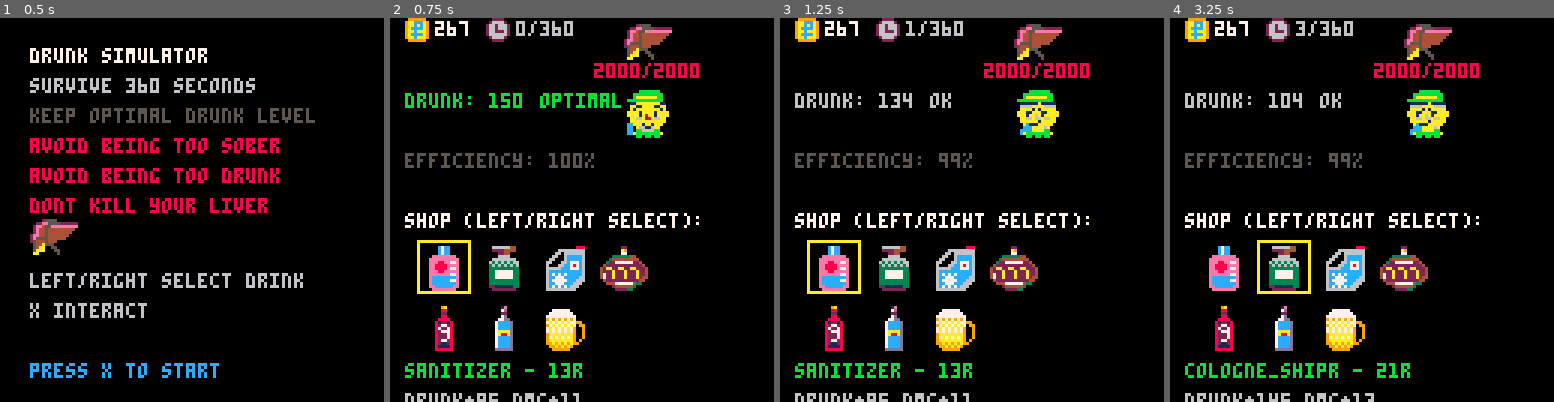
Above: before the commit, frames 1-4 (left to right).
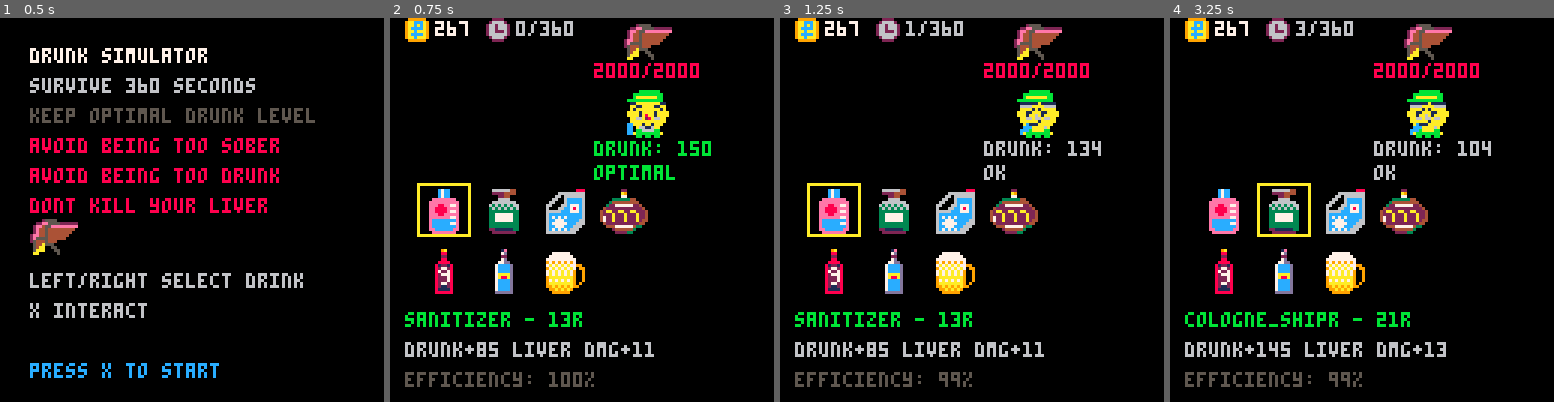
Above: after the commit, the same moments.

Repository: fritzlolpro/picopico
Game: PICO-8 cartridge carts/drunk.p8
Two runs of this game, one before a commit and one after it. Both use one fixed random seed, a clock stepped at 60 frames per second and the inputs below.
Inputs:
- Up to frame 1 (0.5 s): no input
- Up to frame 2 (0.75 s): tap O (Z key) at 0.7 s
- Up to frame 3 (1.25 s): no input
- Up to frame 4 (3.25 s): hold Right 1.6-2.1 s; tap O (Z key) every 0.4 s from 1.7 to 2.9 s; hold Up 2.15-2.42 s; hold Right 2.47-3.03 s; hold Left from 3.08 s (still down)

Frame 1 is identical in both runs. In frame 2, 16% of the frame differs, in the area x 3-84%, y 19-100%; in frame 3, 15%; in frame 4, 16%.

Commit message:
ui positions

Diff:
--- a/carts/drunk.p8
+++ b/carts/drunk.p8
@@ -439,11 +439,11 @@
         selected_drink_index = min(#drinks, selected_drink_index + 4)
     end
 
-    --   -- Slowmotion - delay between presses
-    --   local can_buy = true
-    --   if slowmotion_timer > 0 then
-    --     can_buy = (frames % 30 == 0)  -- Only every half second
-    --   end
+    -- Slowmotion - delay between presses
+    local can_buy = true
+    if slowmotion_timer > 0 then
+        can_buy = (frames % 30 == 0)  -- Only every half second
+    end
 end
 
 -- Mini-game for diuretic effect
@@ -769,6 +769,10 @@
 
     print(flr(liver_health) .. "/" .. flr(base_liver_health + max_liver_bonus), 68, second_row_text_y, 8)
 
+    if liver_protection_timer > 0 then
+        print("protection: " .. flr(liver_protection_timer / 60) .. "s", 5, second_row_text_y, 11)
+    end
+
     local sober_char_idle_id = 64
     local sober_char_drinking_id = 66
 
@@ -805,25 +809,37 @@
     if flr(character_animation_timer / 60) % 2 == 1 then
         current_char_sprite = char_sprite_drinking_id
     end
+
     spr(current_char_sprite, 78, third_row_sprite_y, 2, 2)
 
-
-
-    -- Intoxication with color indication
     local intox_color = get_intoxication_color()
-    print("drunk: " .. flr(intoxication), 5, 25, intox_color)
-    print(get_intoxication_status(), 50, 25, intox_color)
-
-
-    -- Efficiency progression
-    local effectiveness = flr((1 - (tolerance_factor * total_seconds)) * 100)
-    local drunk_penalty = get_drunk_penalty()
-    local total_effectiveness = flr(effectiveness * drunk_penalty)
-    print("efficiency: " .. total_effectiveness .. "%", 5, 45, 5)
-
-    -- Drink shop with sprites (moved up 20px)
-    print("shop (left/right select):", 5, 65, 7)
-
+    print("drunk: " .. flr(intoxication), 68, third_row_sprite_y + 17, intox_color)
+    print(get_intoxication_status(intoxication), 68, third_row_sprite_y + 25, intox_color)
+
+    local effect_info_y = third_row_sprite_y + 25
+    -- Status effects
+    if shaking_timer > 0 then
+        -- Shaking selection - random offset
+        print("shaking selection", 10, effect_info_y, 8)
+    end
+
+    if slowmotion_timer > 0 then
+        -- Slowdown
+        print("slow motion", 10, effect_info_y, 11)
+    end
+
+    if inverted_controls_timer > 0 then
+        -- Inverted controls
+        print("inverted controls", 10, effect_info_y, 14)
+    end
+
+    if chaotic_movement_timer > 0 then
+        -- Chaotic movement
+        print("chaotic movement", 10, effect_info_y, 13)
+    end
+
+
+    local shop_position_y = third_row_sprite_y + 32
     -- Draw drink sprites in 4x3 grid
     for i = 1, #drinks do
         local col, row
@@ -838,7 +854,7 @@
         end
 
         local display_x = 10 + col * 20 -- 20px spacing between sprites
-        local display_y = 75 + row * 20 -- 75px for first row (moved up 20px), 95px for second row
+        local display_y = shop_position_y + row * 20 -- 75px for first row (moved up 20px), 95px for second row
 
         -- Calculate sprite ID from coordinates you provided
         -- Sprites are at y=64, x positions: 0, 16, 32, 48, 64, 80, 96
@@ -864,49 +880,33 @@
         end
     end
 
+    local drink_info_y = shop_position_y + 42
     -- Show selected drink info below sprites
     local drink = drinks[selected_drink_index]
     local color = money >= drink.price and 11 or 8
-    print(drink.name .. " - " .. drink.price .. "r", 5, 115, color)
-    print("drunk+" .. drink.intoxication .. " dmg+" .. drink.liver_damage, 5, 125, 6)
+    print(drink.name .. " - " .. drink.price .. "r", 5, drink_info_y, color)
+    print("drunk+" .. drink.intoxication .. " liver dmg+" .. drink.liver_damage, 5, drink_info_y + 10, 6)
+
+    -- Efficiency progression
+    local effectiveness = flr((1 - (tolerance_factor * total_seconds)) * 100)
+    local drunk_penalty = get_drunk_penalty()
+    local total_effectiveness = flr(effectiveness * drunk_penalty)
+    print("efficiency: " .. total_effectiveness .. "%", 5, drink_info_y + 20, 5)
 
     -- Active effects
     local y_offset = 55
-    if liver_protection_timer > 0 then
-        print("liver protect: " .. flr(liver_protection_timer / 60) .. "s", 5, y_offset, 11)
-        y_offset += 10
-    end
+
 
     if drinking_efficiency_timer > 0 then
         print("drink boost: " .. flr(drinking_efficiency_timer / 60) .. "s", 5, y_offset, 12)
         y_offset += 10
     end
 
-    -- Status effects
+
     if blind_timer > 0 then
         -- Blindness effect - can't see drinks (hide shop)
-        rectfill(5, 65, 127, 127, 0) -- Cover sprite grid and text (moved up 20px)
+        rectfill(5, shop_position_y - 1, 127, 127, 0) -- Cover sprite grid and text (moved up 20px)
         print("blind - cant see shop", 10, 80, 8)
-    end
-
-    if shaking_timer > 0 then
-        -- Shaking selection - random offset
-        print("shaking selection", 10, 64, 8)
-    end
-
-    if slowmotion_timer > 0 then
-        -- Slowdown
-        print("slow motion", 35, 64, 11)
-    end
-
-    if inverted_controls_timer > 0 then
-        -- Inverted controls
-        print("inverted controls", 20, 64, 14)
-    end
-
-    if chaotic_movement_timer > 0 then
-        -- Chaotic movement
-        print("chaotic movement", 20, 64, 13)
     end
 
     if blackout_timer > 0 then
